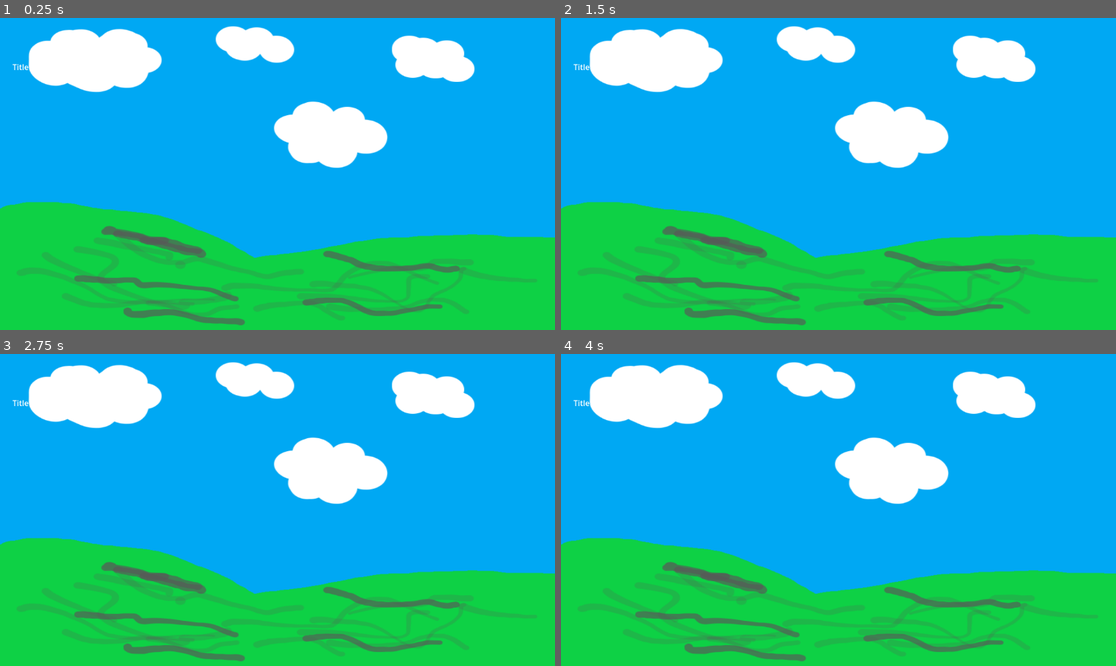
Above: before the commit, frames 1-4 (two rows, left to right).
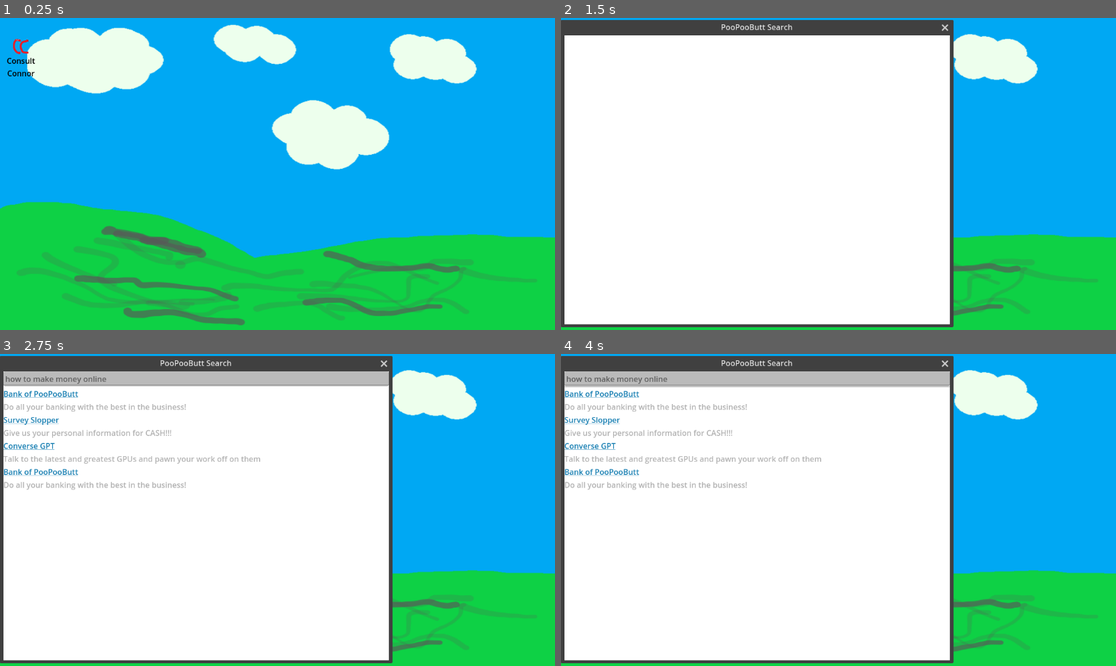
Above: after the commit, the same moments.

Repository: zsmitty2020/SSUFamJam25
Game: Godot game, scene res://Desktop/desktop.tscn
Same seed, same stepped clock (60 frames per second), same inputs: the game is played once before the commit and once after it. This scene is started directly instead of the project's main scene.
Inputs (mouse positions are in pixels of both pictures, inside the frame that each line leads up to):
- Up to frame 1 (0.25 s): no input
- Up to frame 2 (1.5 s): click "Title" (after the commit: "Consult Connor") at 0.5 s; click (810, 186) at 1.25 s, where only the run after the commit has a clickable "Search"
- Up to frame 3 (2.75 s): click "Title" (after the commit: "Consult Connor") at 2 s
- Up to frame 4 (4 s): click "Title" (after the commit: "Consult Connor") at 2.75 s; tap Enter at 3.5 s; tap Space (flappy_fly_jump) at 3.77 s

The runs differ from the first frame. In frame 1, 1.5% of the frame differs, in the area x 1-86%, y 2-49%; in frame 2, 63%; in frame 3, 65%; in frame 4, 65%, in the area x 0-86%, y 0-100%.
Error before the commit: Cannot call method 'instantiate' on a null value. (res://Desktop/desktop_icons.gd:28)

Commit message:
Added dryft (Lyft/Uber spoof)
still needs added to browser

Diff:
--- a/ssu-fam-jam-game-godot-project/Desktop/desktop.tscn
+++ b/ssu-fam-jam-game-godot-project/Desktop/desktop.tscn
@@ -1,7 +1,9 @@
-[gd_scene load_steps=3 format=3 uid="uid://bhpxu325vkobw"]
+[gd_scene load_steps=5 format=3 uid="uid://bhpxu325vkobw"]
 
 [ext_resource type="Texture2D" uid="uid://c704nmwmiwsf5" path="res://Desktop/Background.png" id="1_d8c33"]
 [ext_resource type="PackedScene" uid="uid://dgmi3cmk7hye3" path="res://Desktop/desktop_icons.tscn" id="2_shxmn"]
+[ext_resource type="PackedScene" uid="uid://dfp36yjnfafbp" path="res://Windows/Search/search_window.tscn" id="3_bs2xe"]
+[ext_resource type="Texture2D" uid="uid://d0cen2x05xo0t" path="res://Desktop/ConsultConnorImage.png" id="4_vxohe"]
 
 [node name="Desktop" type="TextureRect"]
 anchors_preset = 15
@@ -17,3 +19,6 @@
 offset_top = 43.0
 offset_right = 59.0
 offset_bottom = 75.0
+link = ExtResource("3_bs2xe")
+image = ExtResource("4_vxohe")
+label = "Consult Connor"
--- a/ssu-fam-jam-game-godot-project/Desktop/desktop_icons.tscn
+++ b/ssu-fam-jam-game-godot-project/Desktop/desktop_icons.tscn
@@ -22,6 +22,7 @@
 offset_bottom = 51.0
 grow_horizontal = 2
 grow_vertical = 0
+theme_override_colors/font_color = Color(0, 0, 0, 1)
 text = "Consult Connor"
 horizontal_alignment = 1
 vertical_alignment = 1
--- /dev/null
+++ b/ssu-fam-jam-game-godot-project/Windows/UberGame/listed_car.gd
@@ -0,0 +1,38 @@
+extends Control
+
+var duration:int = randi_range(15, 60)
+var reward:float = randf_range(30.00, 100.00)
+var running:bool = false
+
+# Called when the node enters the scene tree for the first time.
+func _ready() -> void:
+	$Timer.wait_time = duration
+	$VBoxContainer/HBoxContainer/CarOptions/VBoxContainer/PaymentLabel.text = "Reward: $%d" %reward
+	$VBoxContainer/HBoxContainer/CarOptions/VBoxContainer/RideTime.text = "Ride Time: %d seconds" %duration
+	GlobalData.inventory["Active Cars"] += 1
+	$VBoxContainer/HBoxContainer/VBoxContainer/CarName.text = "Car %d" %GlobalData.inventory["Active Cars"]
+	#print(GlobalData.inventory["Active Cars"])
+# Called every frame. 'delta' is the elapsed time since the previous frame.
+func _process(delta: float) -> void:
+	if running:
+		var percent = float( ($Timer.time_left / $Timer.wait_time) - 1 ) * -100
+		percent = snappedf(percent, 0.01)
+		$VBoxContainer/DriveTime.value = percent
+		#print(percent)
+
+
+func _on_timer_timeout() -> void:
+	GlobalData.balance += reward
+	#print("time out")
+	self.queue_free()
+	GlobalData.inventory["Active Cars"] -= 1
+
+
+func _on_accept_button_pressed() -> void:
+	$Timer.start()
+	running = true
+
+
+func _on_reject_button_pressed() -> void:
+	self.queue_free()
+	GlobalData.inventory["Active Cars"] -= 1
--- /dev/null
+++ b/ssu-fam-jam-game-godot-project/Windows/UberGame/listed_car.tscn
@@ -0,0 +1,72 @@
+[gd_scene load_steps=3 format=3 uid="uid://ckntdw0jjny8x"]
+
+[ext_resource type="Script" uid="uid://0xl5f02nrqt1" path="res://Windows/UberGame/listed_car.gd" id="1_j7oeb"]
+[ext_resource type="Texture2D" uid="uid://ba7llufkcno2t" path="res://Windows/UberGame/Car.png" id="1_roipc"]
+
+[node name="ListedCar" type="Control"]
+custom_minimum_size = Vector2(500, 85)
+layout_mode = 3
+anchor_right = 0.43400002
+anchor_bottom = 0.13100001
+offset_right = 0.031982422
+offset_bottom = 0.11199188
+script = ExtResource("1_j7oeb")
+
+[node name="VBoxContainer" type="VBoxContainer" parent="."]
+layout_mode = 0
+offset_right = 40.0
+offset_bottom = 40.0
+
+[node name="HBoxContainer" type="HBoxContainer" parent="VBoxContainer"]
+layout_mode = 2
+theme_override_constants/separation = 45
+
+[node name="VBoxContainer" type="VBoxContainer" parent="VBoxContainer/HBoxContainer"]
+layout_mode = 2
+
+[node name="CarName" type="Label" parent="VBoxContainer/HBoxContainer/VBoxContainer"]
+layout_mode = 2
+text = "Car 1"
+
+[node name="TextureRect" type="TextureRect" parent="VBoxContainer/HBoxContainer/VBoxContainer"]
+layout_mode = 2
+texture = ExtResource("1_roipc")
+
+[node name="CarOptions" type="HBoxContainer" parent="VBoxContainer/HBoxContainer"]
+layout_mode = 2
+size_flags_horizontal = 8
+size_flags_vertical = 4
+theme_override_constants/separation = 45
+
+[node name="VBoxContainer" type="VBoxContainer" parent="VBoxContainer/HBoxContainer/CarOptions"]
+layout_mode = 2
+
+[node name="PaymentLabel" type="Label" parent="VBoxContainer/HBoxContainer/CarOptions/VBoxContainer"]
+layout_mode = 2
+text = "Reward: $35.00"
+
+[node name="RideTime" type="Label" parent="VBoxContainer/HBoxContainer/CarOptions/VBoxContainer"]
+layout_mode = 2
+text = "Ride Time: 45 seconds"
+
+[node name="HBoxContainer" type="HBoxContainer" parent="VBoxContainer/HBoxContainer/CarOptions"]
+layout_mode = 2
+
+[node name="AcceptButton" type="Button" parent="VBoxContainer/HBoxContainer/CarOptions/HBoxContainer"]
+layout_mode = 2
+text = "Accept Ride"
+
+[node name="RejectButton" type="Button" parent="VBoxContainer/HBoxContainer/CarOptions/HBoxContainer"]
+layout_mode = 2
+text = "Reject Ride"
+
+[node name="DriveTime" type="ProgressBar" parent="VBoxContainer"]
+custom_minimum_size = Vector2(0, 15)
+layout_mode = 2
+show_percentage = false
+
+[node name="Timer" type="Timer" parent="."]
+
+[connection signal="pressed" from="VBoxContainer/HBoxContainer/CarOptions/HBoxContainer/AcceptButton" to="." method="_on_accept_button_pressed"]
+[connection signal="pressed" from="VBoxContainer/HBoxContainer/CarOptions/HBoxContainer/RejectButton" to="." method="_on_reject_button_pressed"]
+[connection signal="timeout" from="Timer" to="." method="_on_timer_timeout"]
--- /dev/null
+++ b/ssu-fam-jam-game-godot-project/Windows/UberGame/uber_game.gd
@@ -0,0 +1,47 @@
+extends Window
+
+var trip_cooldown:int = randi_range(5, 30)
+var listing:PackedScene = preload("res://Windows/UberGame/listed_car.tscn")
+var car_cost:float = 500.00
+# Called when the node enters the scene tree for the first time.
+func _ready() -> void:
+	if GlobalData.inventory["Total Cars"] > 0:
+		$VBoxContainer/CarsOwned.text = "Cars Owned: %d" %GlobalData.inventory["Total Cars"]
+		$NewTrip.start()
+		for i in range(1, GlobalData.inventory["Total Cars"] + 1):
+			car_cost *= 1.127
+		#print("started")
+
+
+# Called every frame. 'delta' is the elapsed time since the previous frame.
+func _process(delta: float) -> void:
+	pass
+	#print($NewTrip.time_left)
+
+func set_cooldown():
+	trip_cooldown = randi_range(5, 30)
+	$NewTrip.wait_time = trip_cooldown
+
+func create_trip() -> void:
+	if GlobalData.inventory["Total Cars"] != GlobalData.inventory["Active Cars"]:
+		$VBoxContainer/ScrollContainer/VBoxContainer.add_child(listing.instantiate())
+
+func _on_new_trip_timeout() -> void:
+	set_cooldown()
+	create_trip()
+	$NewTrip.start()
+
+
+
+
+func _on_close_requested() -> void:
+	#GlobalData.open_tabs.erase("search")
+	self.queue_free()
+
+
+func _on_buy_button_pressed() -> void:
+	if GlobalData.balance >= car_cost:
+		GlobalData.inventory["Total Cars"] += 1
+		$NewTrip.start()
+		car_cost = car_cost * 1.127
+		$VBoxContainer/BuyButton.text = "Buy Self-Driving Car: %d" %car_cost
--- /dev/null
+++ b/ssu-fam-jam-game-godot-project/Windows/UberGame/uber_game.tscn
@@ -0,0 +1,37 @@
+[gd_scene load_steps=2 format=3 uid="uid://dw0haey73hmno"]
+
+[ext_resource type="Script" uid="uid://ccexsg27m1vo8" path="res://Windows/UberGame/uber_game.gd" id="1_r0iro"]
+
+[node name="UberGame" type="Window"]
+oversampling_override = 1.0
+title = "Dryft"
+initial_position = 1
+size = Vector2i(600, 400)
+script = ExtResource("1_r0iro")
+
+[node name="VBoxContainer" type="VBoxContainer" parent="."]
+offset_right = 604.0
+offset_bottom = 401.0
+
+[node name="CarsOwned" type="Label" parent="VBoxContainer"]
+layout_mode = 2
+size_flags_horizontal = 0
+size_flags_vertical = 0
+text = "Cars Owned: 0"
+
+[node name="BuyButton" type="Button" parent="VBoxContainer"]
+layout_mode = 2
+text = "Buy Self-Driving Car: $500.00"
+
+[node name="ScrollContainer" type="ScrollContainer" parent="VBoxContainer"]
+custom_minimum_size = Vector2(0, 375)
+layout_mode = 2
+
+[node name="VBoxContainer" type="VBoxContainer" parent="VBoxContainer/ScrollContainer"]
+layout_mode = 2
+
+[node name="NewTrip" type="Timer" parent="."]
+
+[connection signal="close_requested" from="." to="." method="_on_close_requested"]
+[connection signal="pressed" from="VBoxContainer/BuyButton" to="." method="_on_buy_button_pressed"]
+[connection signal="timeout" from="NewTrip" to="." method="_on_new_trip_timeout"]
--- a/ssu-fam-jam-game-godot-project/global_data.gd
+++ b/ssu-fam-jam-game-godot-project/global_data.gd
@@ -1,6 +1,6 @@
 extends Node
 
-var inventory = {}
+var inventory = {"Active Cars":0,"Total Cars":1}
 var balance:float = 0.00
 var open_tabs:Array[String] = []
 
Binary file changed: ssu-fam-jam-game-godot-project/Desktop/Background.png
Binary file added: ssu-fam-jam-game-godot-project/Windows/UberGame/Car.png
Not shown, added: ssu-fam-jam-game-godot-project/Windows/UberGame/Car.png.import
Not shown, added: ssu-fam-jam-game-godot-project/Windows/UberGame/listed_car.gd.uid
Not shown, added: ssu-fam-jam-game-godot-project/Windows/UberGame/uber_game.gd.uid
